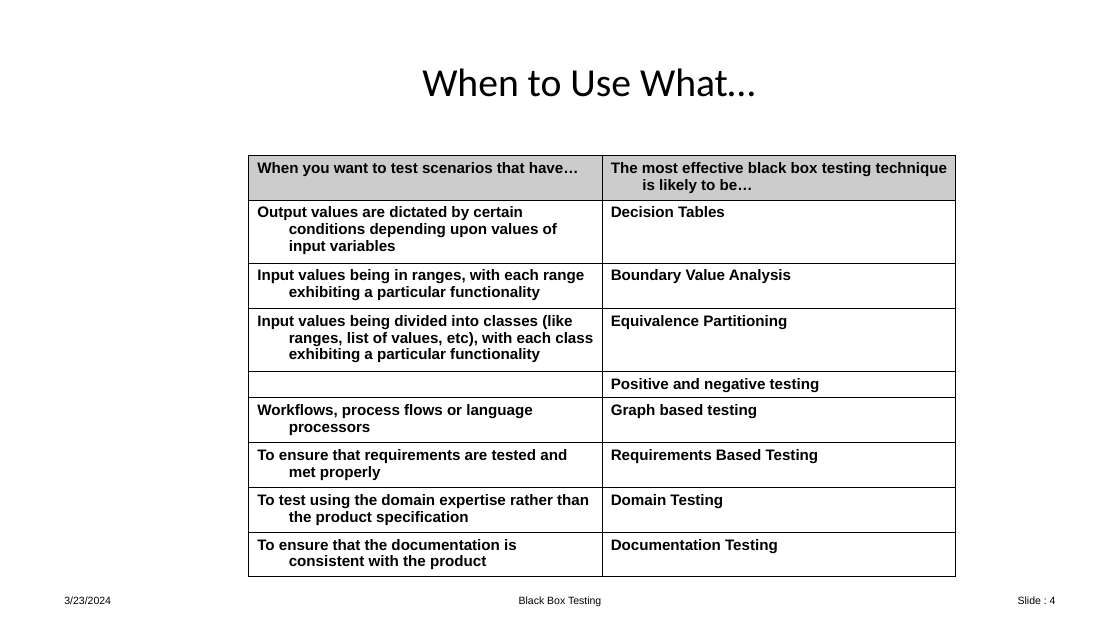
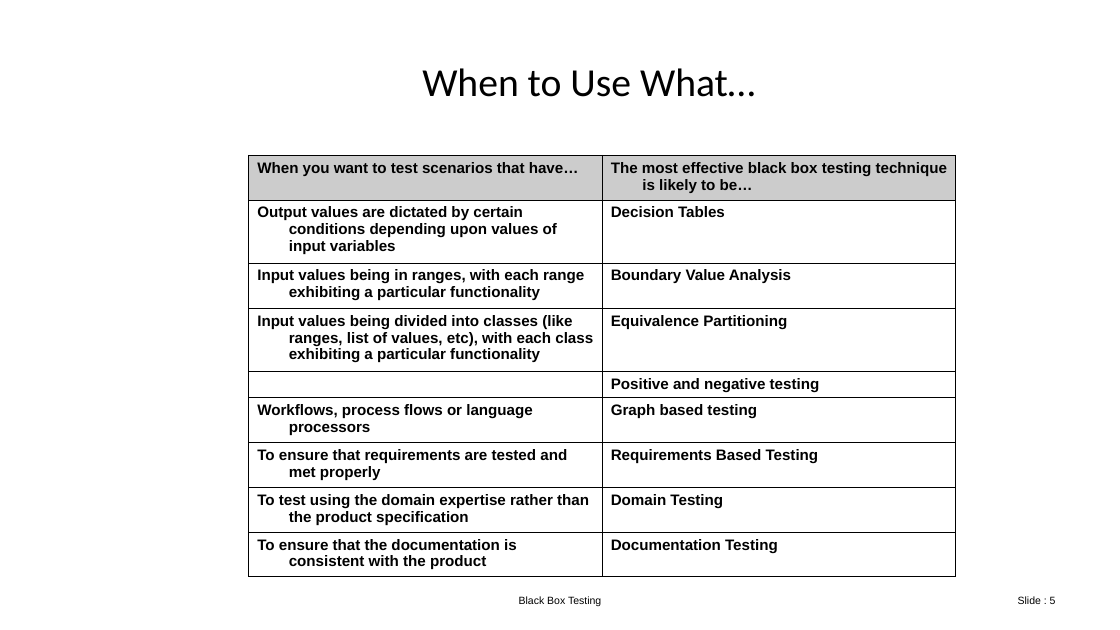
Before and after one commit to nashurgessa/Software-Testing-batch-2022-23, a slide deck: slide 5 of slides/L11 Use Case Testing.pptx (slide 4 before the commit). Drawn at 1120x630 pixels with LibreOffice and Linux fonts; fonts in the diff are those of the drawing. Boxes give left, top, right and bottom in pixels: in the first picture for what was removed or moved away, otherwise in the second. Text is boxed around its words. In the diff, an @@ line names an element or a change of style, - is before the commit and + after.

```diff
--- a/slides/L11 Use Case Testing.pptx
+++ b/slides/L11 Use Case Testing.pptx
@@ text removed at (64,596,111,604) @@
-3/23/2024
@@ page number at (1018,596,1056,604): text changed @@
-Slide : 4
+Slide : 5
```
Also in this commit, not shown: 1 other slide changed, 1 slide added, 13 other files.
